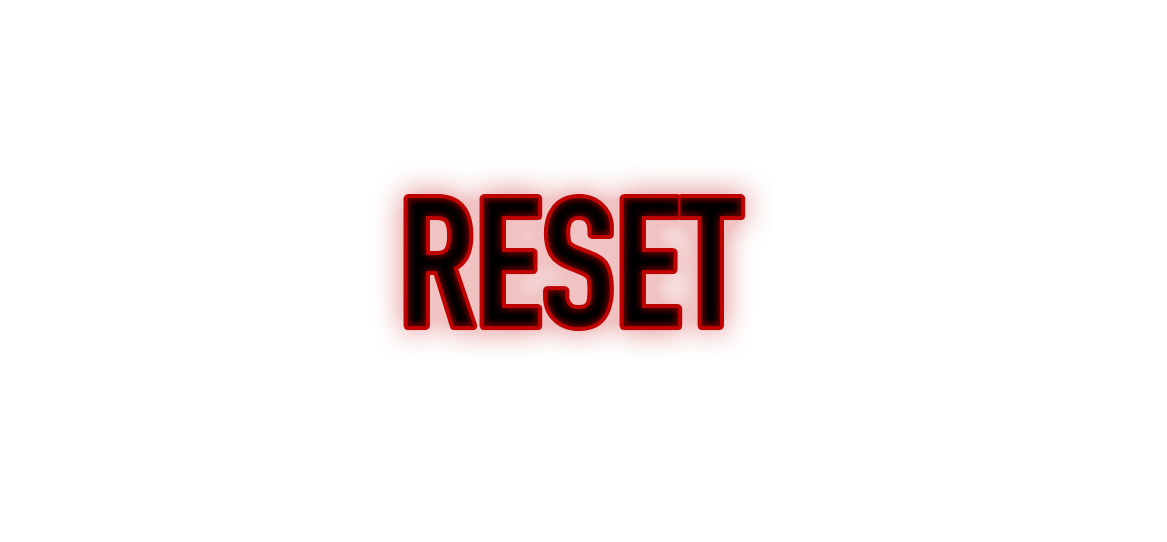
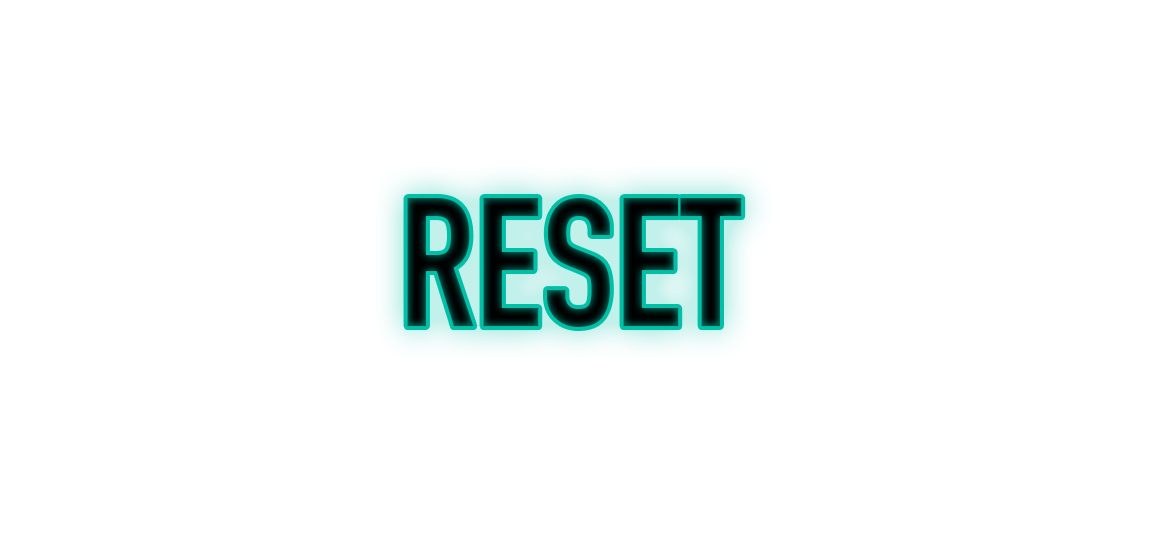
The second (1167, 542) image is a revision of the first. Changes to its layers:
pixels changed over 377, 168, 769, 356 (layer not identified)
